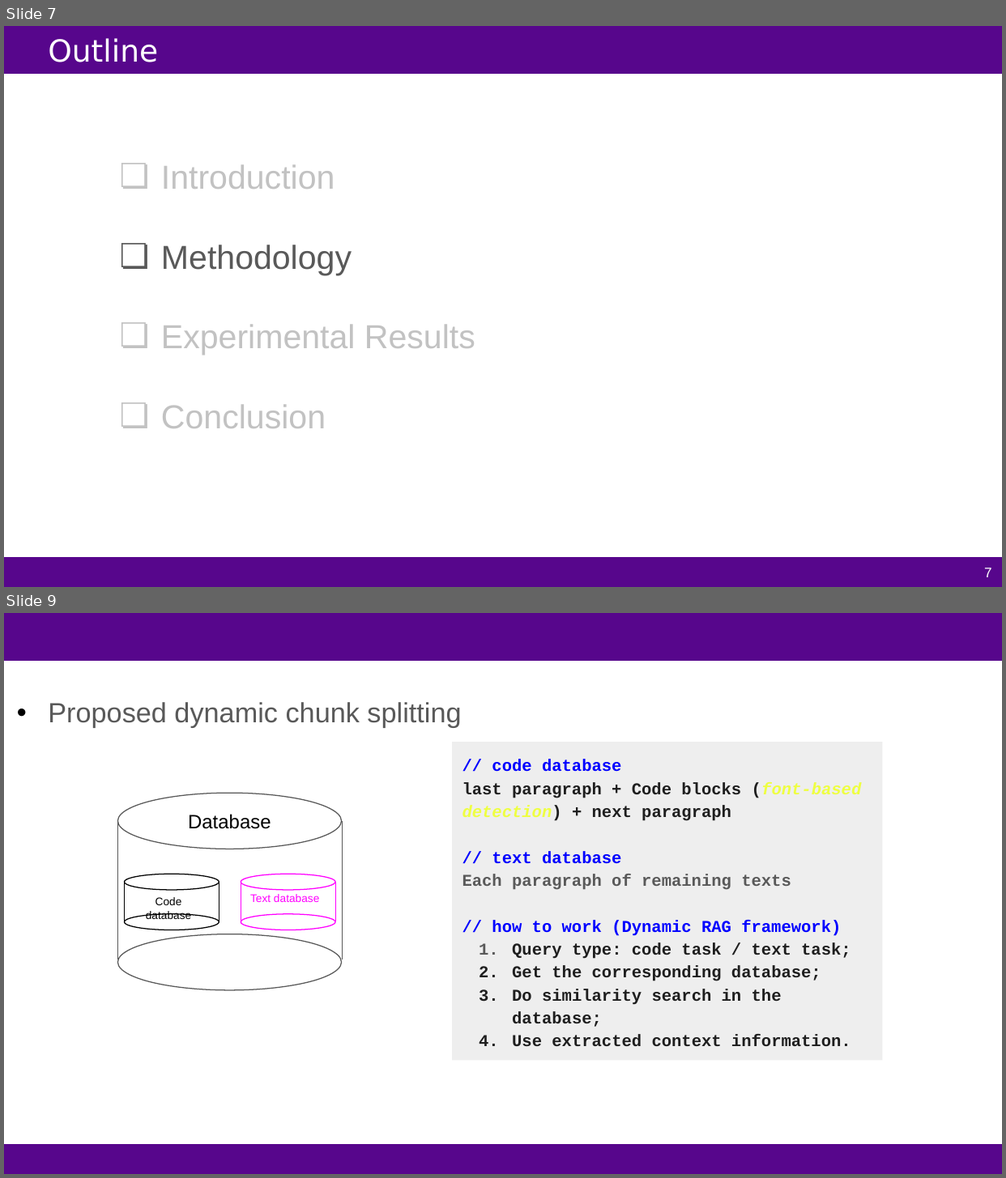
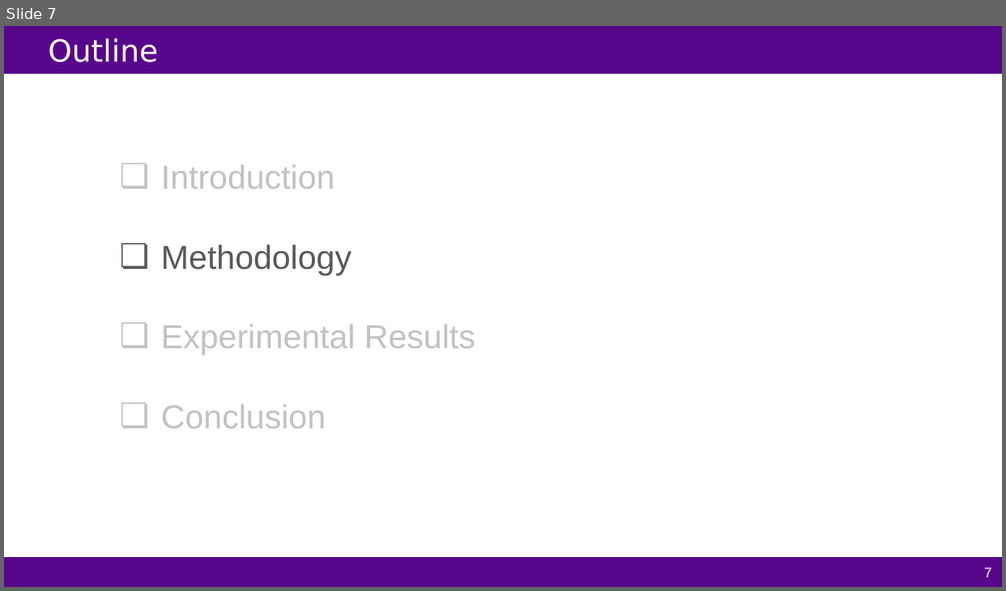
Before and after one commit to FCHXWH823/LLM4ChipDesign, a slide deck: slides/MLCAD25-Hybrid-NL2SVA.pptx. Shown one above the other, each under a label of ours: slides 7 and 9 before the commit, slide 7 after it; the slides between them are not shown. The pictures are 1006x1178 and 1006x591 pixels, drawn with LibreOffice and Linux fonts; fonts in the diff are those of the drawing. Boxes give left, top, right and bottom in pixels: in the first picture for what was removed or moved away, otherwise in the second. Text is boxed around its words. In the diff, an @@ line names an element or a change of style, - is before the commit and + after.

```diff
--- a/slides/MLCAD25-Hybrid-NL2SVA.pptx
+++ b/slides/MLCAD25-Hybrid-NL2SVA.pptx
@@ slide 9 removed at bbox=[4, 613, 1002, 1174], background #FFFFFF; not listed: 2 template elements that a slide beside it also shows @@
@@ text removed at bbox=[48, 702, 461, 728] @@
-• Proposed dynamic chunk splitting
@@ rectangle removed at bbox=[452, 742, 882, 1060] @@
-// code database
-last paragraph + Code blocks (font-based detection) + next paragraph
-// text database
-Each paragraph of remaining texts
-// how to work (Dynamic RAG framework)
-1. Query type: code task / text task;
-2. Get the corresponding database;
-3. Do similarity search in the database;
-4. Use extracted context information.
@@ ellipse removed at bbox=[117, 793, 341, 849] @@
-Database
@@ line removed from (117, 820) to (117, 960) @@
@@ line removed from (343, 820) to (343, 960) @@
@@ ellipse removed at bbox=[125, 875, 219, 890] @@
@@ ellipse removed at bbox=[241, 875, 335, 890] @@
@@ line removed from (125, 883) to (125, 922) @@
@@ text removed at bbox=[146, 897, 191, 919] @@
-Code database
@@ line removed from (219, 883) to (219, 922) @@
@@ line removed from (241, 883) to (241, 922) @@
@@ text removed at bbox=[250, 894, 319, 902] @@
-Text database
@@ line removed from (335, 883) to (335, 922) @@
@@ ellipse removed at bbox=[125, 914, 219, 931] @@
@@ ellipse removed at bbox=[241, 914, 335, 931] @@
@@ ellipse removed at bbox=[117, 935, 341, 990] @@
```
Also in this commit, not shown: 6 slides changed, 3 slides added, 1 other slide removed.
